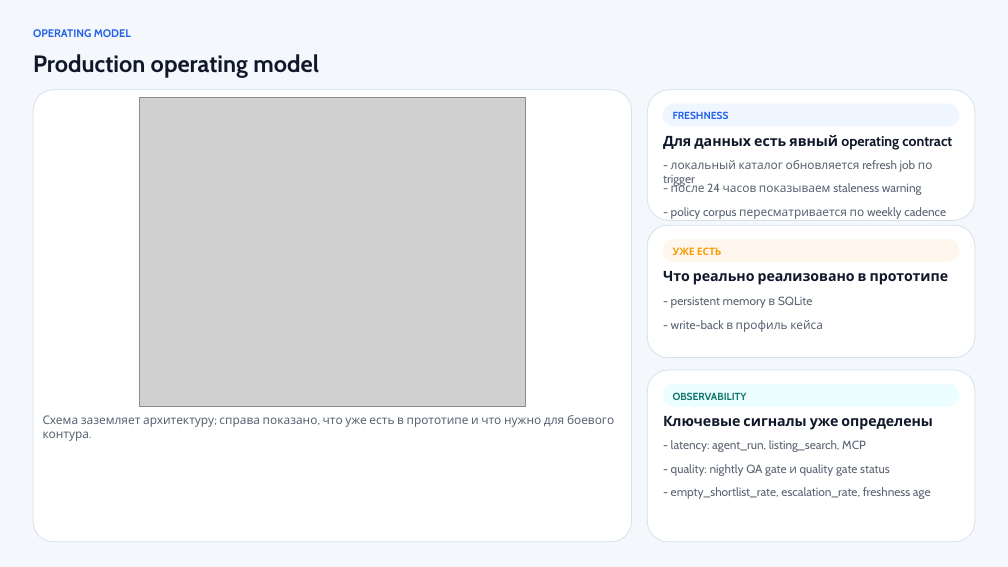
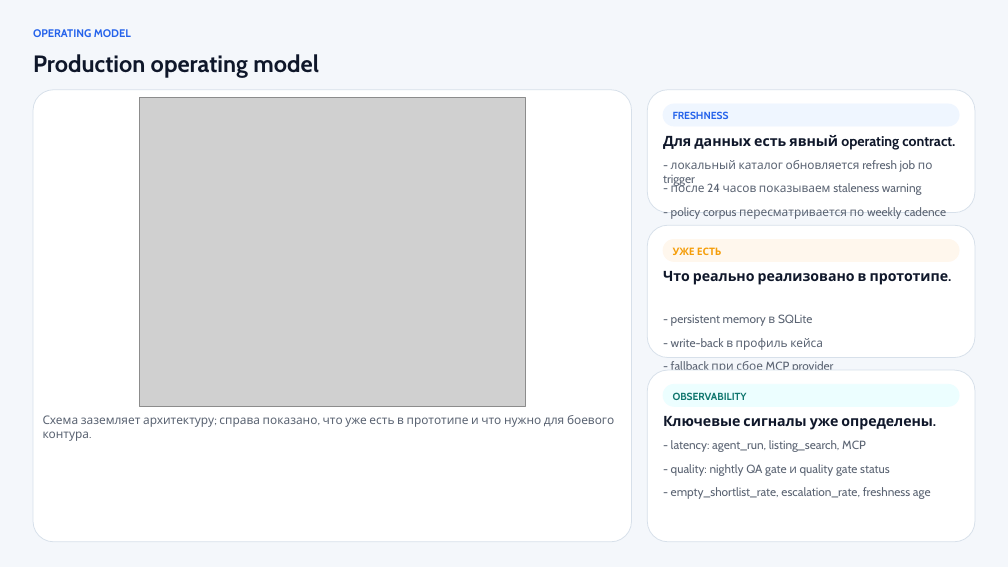
Before and after one commit to proooooogiba/long-term-rent-agent, a slide deck: slide 4 of outputs/manual-20260615-relocation-defense/presentations/relocation-agent-deck/output/relocation-agent-defense.pptx. Drawn at 1008x567 pixels with LibreOffice and Linux fonts; fonts in the diff are those of the drawing; grey boxes stand for pictures. Boxes give left, top, right and bottom in pixels: in the first picture for what was removed or moved away, otherwise in the second. Text is boxed around its words. In the diff, an @@ line names an element or a change of style, - is before the commit and + after.

```diff
--- a/outputs/manual-20260615-relocation-defense/presentations/relocation-agent-deck/output/relocation-agent-defense.pptx
+++ b/outputs/manual-20260615-relocation-defense/presentations/relocation-agent-deck/output/relocation-agent-defense.pptx
@@ rounded rectangle: place and size @@
-rounded rectangle at bbox=[647, 90, 975, 221]
+rounded rectangle at bbox=[647, 90, 975, 212]
@@ text at bbox=[663, 135, 955, 150]: text changed @@
-Для данных есть явный operating contract
+Для данных есть явный operating contract.
@@ text at bbox=[663, 271, 949, 285]: text changed @@
-Что реально реализовано в прототипе
+Что реально реализовано в прототипе.
@@ text "- persistent memory в SQLite": place and size @@
-text "- persistent memory в SQLite" at bbox=[671, 296, 812, 308]
+text "- persistent memory в SQLite" at bbox=[671, 314, 812, 326]
@@ text "- write-back в профиль кейса": place and size @@
-text "- write-back в профиль кейса" at bbox=[671, 320, 823, 332]
+text "- write-back в профиль кейса" at bbox=[671, 338, 823, 350]
@@ text added at bbox=[671, 361, 833, 370], 11.2 pt, text #5B6473 @@
+- fallback при сбое MCP provider
@@ text at bbox=[663, 416, 932, 430]: text changed @@
-Ключевые сигналы уже определены
+Ключевые сигналы уже определены.
```
Also in this commit, not shown: 9 other slides changed, 21 other files.
